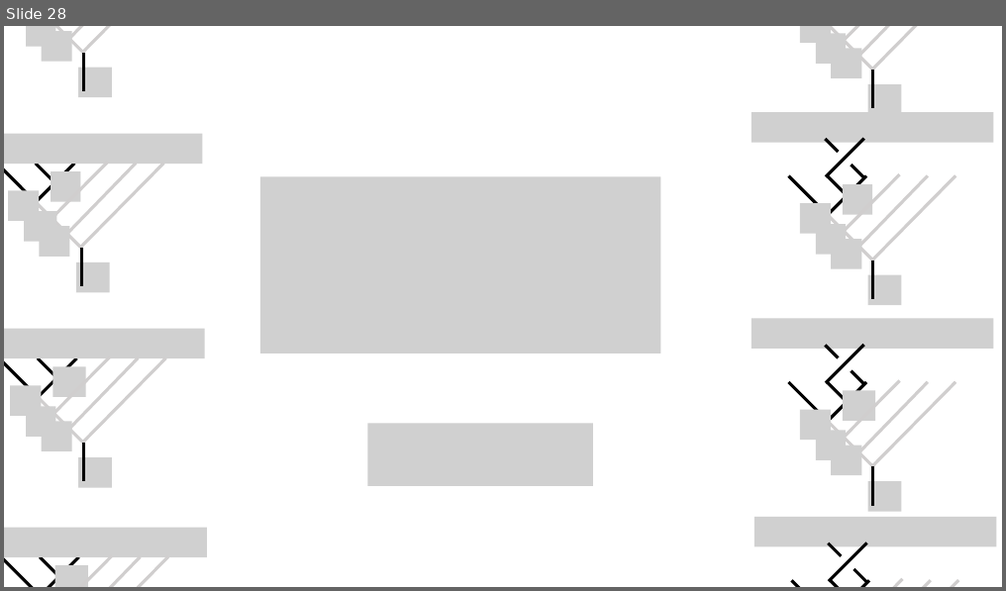
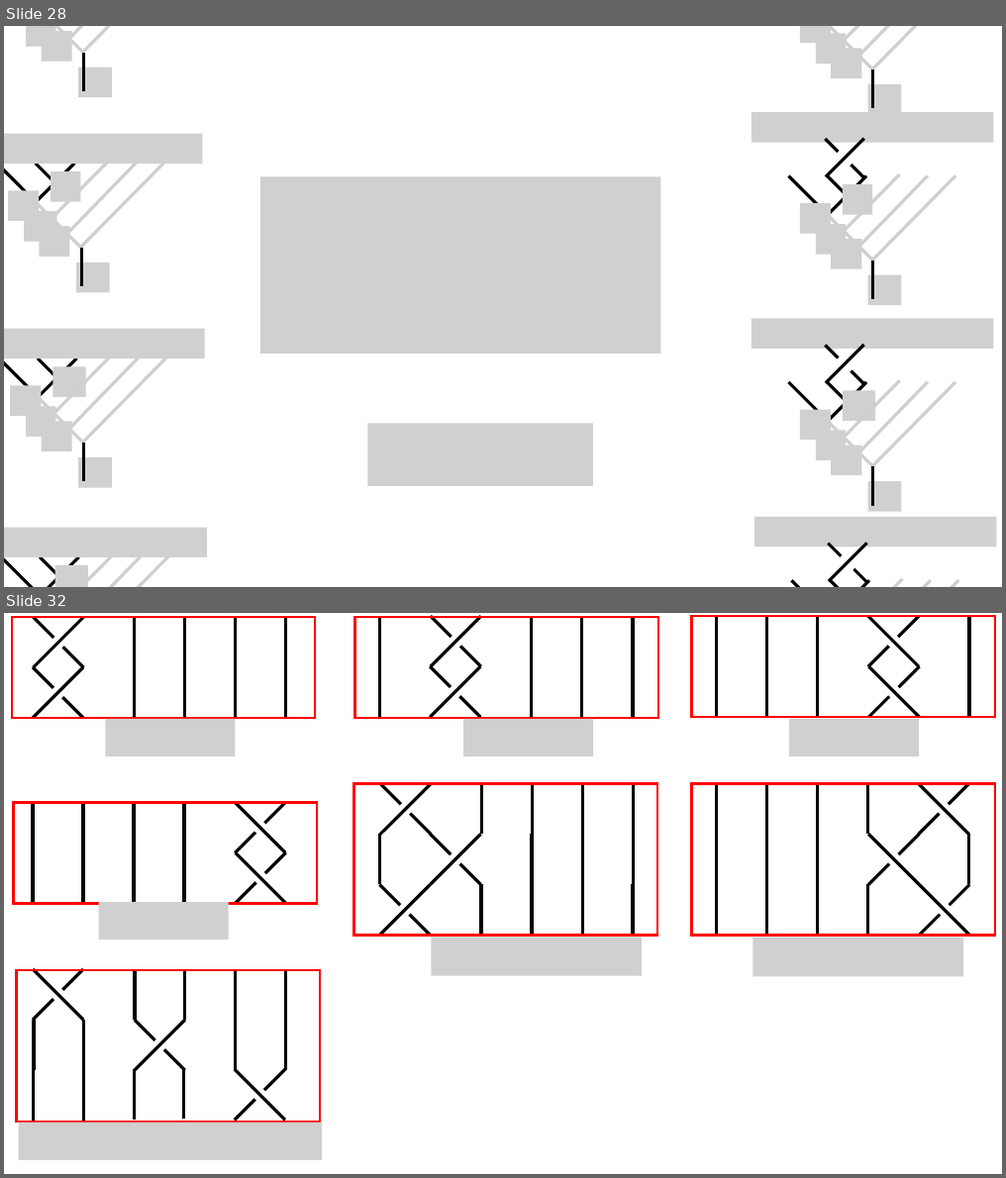
Before and after one commit to yk-liu/yk-liu.github.io, a slide deck: _posts/2019-05-14-Introduction-to-QC-and-TQC-Ising-Anyons/assets/pics.source.pptx. Shown one above the other, each under a label of ours: slide 28 before the commit, slides 28 and 32 after it; the slides between them are not shown. The pictures are 1006x591 and 1006x1178 pixels, drawn with LibreOffice and Linux fonts; fonts in the diff are those of the drawing; grey boxes stand for pictures; background and template pictures are left out. Boxes give left, top, right and bottom in pixels: in the first picture for what was removed or moved away, otherwise in the second. Text is boxed around its words. In the diff, an @@ line names an element or a change of style, - is before the commit and + after.

```diff
--- a/_posts/2019-05-14-Introduction-to-QC-and-TQC-Ising-Anyons/assets/pics.source.pptx
+++ b/_posts/2019-05-14-Introduction-to-QC-and-TQC-Ising-Anyons/assets/pics.source.pptx
@@ slide 32 added at (4, 613, 1002, 1174), background #FFFFFF @@
@@ rectangle added at (12, 617, 315, 718), outline #FF0000 2.25 pt @@
@@ rectangle added at (355, 617, 658, 718), outline #FF0000 2.25 pt @@
@@ rectangle added at (691, 616, 994, 717), outline #FF0000 2.25 pt @@
@@ group added at (33, 617, 286, 718): 12 lines, 2 rectangles @@
@@ group added at (380, 616, 633, 717): 12 lines, 2 rectangles @@
@@ group added at (717, 616, 969, 717): 12 lines, 2 rectangles @@
@@ picture added at (105, 719, 235, 756) @@
@@ picture added at (463, 719, 593, 756) @@
@@ picture added at (789, 719, 919, 756) @@
@@ rectangle added at (354, 783, 657, 936), outline #FF0000 2.25 pt @@
@@ rectangle added at (692, 783, 995, 936), outline #FF0000 2.25 pt @@
@@ rectangle added at (13, 802, 316, 903), outline #FF0000 2.25 pt @@
@@ group added at (380, 783, 633, 936): 18 lines, 3 rectangles @@
@@ group added at (717, 783, 969, 936): 18 lines, 3 rectangles @@
@@ group added at (33, 802, 286, 903): 12 lines, 2 rectangles @@
@@ picture added at (98, 902, 228, 940) @@
@@ picture added at (432, 937, 642, 976) @@
@@ picture added at (753, 938, 963, 977) @@
@@ rectangle added at (17, 970, 320, 1122), outline #FF0000 2.25 pt @@
@@ group added at (33, 969, 285, 1121): 18 lines, 3 rectangles @@
@@ picture added at (18, 1123, 322, 1160) @@
```
Also in this commit, not shown: 3 other slides added, 4 other files.
